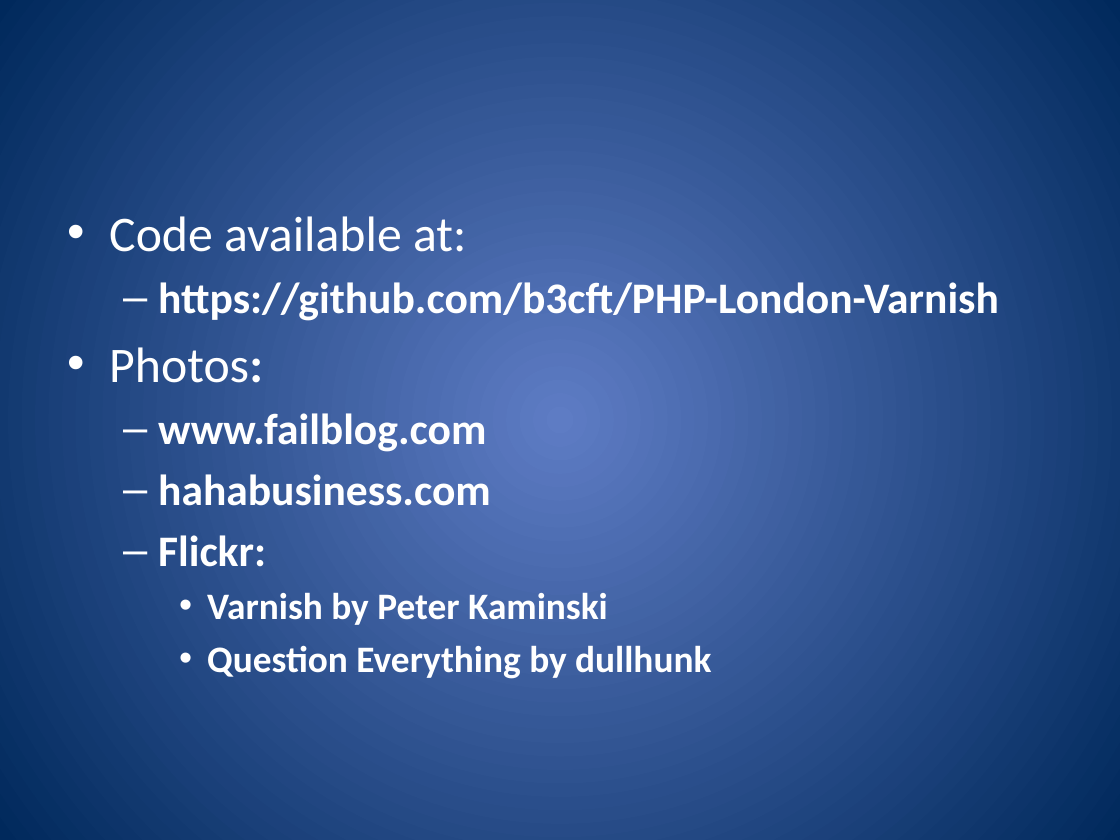
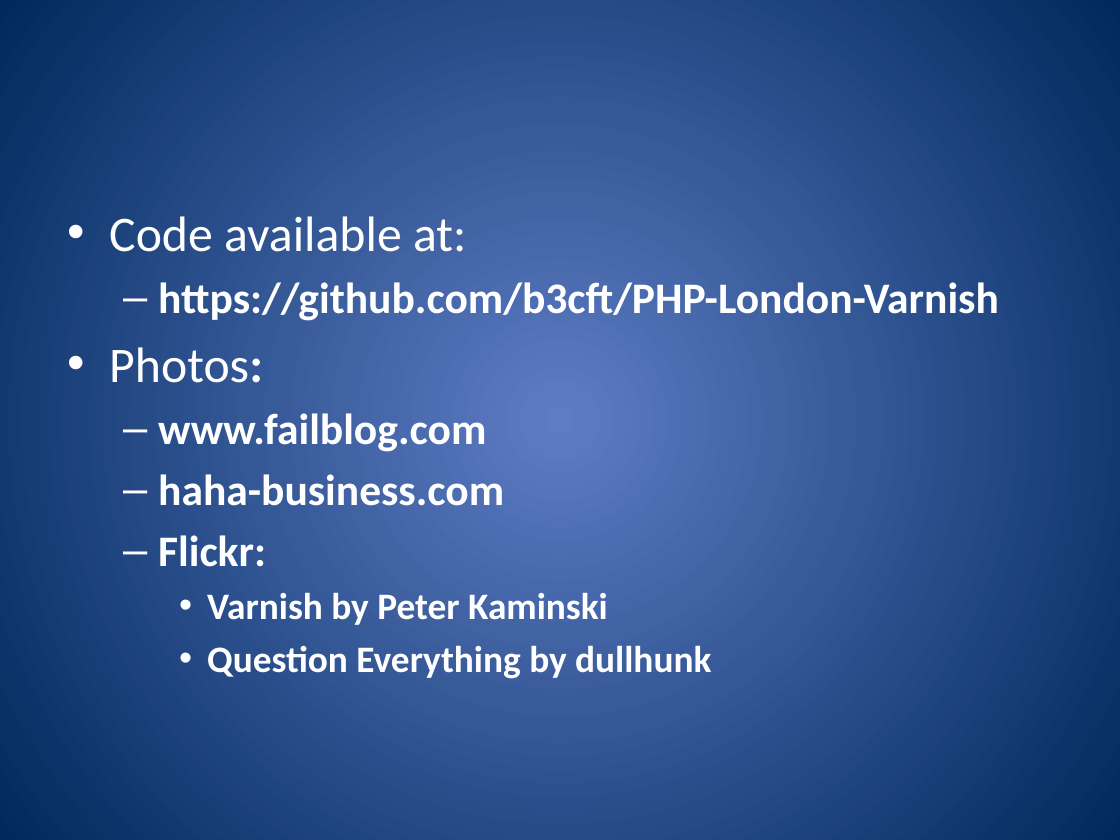
Before and after one commit to b3cft/PHP-London-Varnish, a slide deck: slide 25 of PHP-London.pptx. Drawn at 1120x840 pixels with LibreOffice and Linux fonts; fonts in the diff are those of the drawing. Boxes give left, top, right and bottom in pixels: in the first picture for what was removed or moved away, otherwise in the second. Text is boxed around its words. In the diff, an @@ line names an element or a change of style, - is before the commit and + after.

Commit message:
fixed link ref

```diff
--- a/PHP-London.pptx
+++ b/PHP-London.pptx
@@ text at (158, 474, 504, 506): text changed @@
-  – hahabusiness.com
+  – haha-business.com
```
